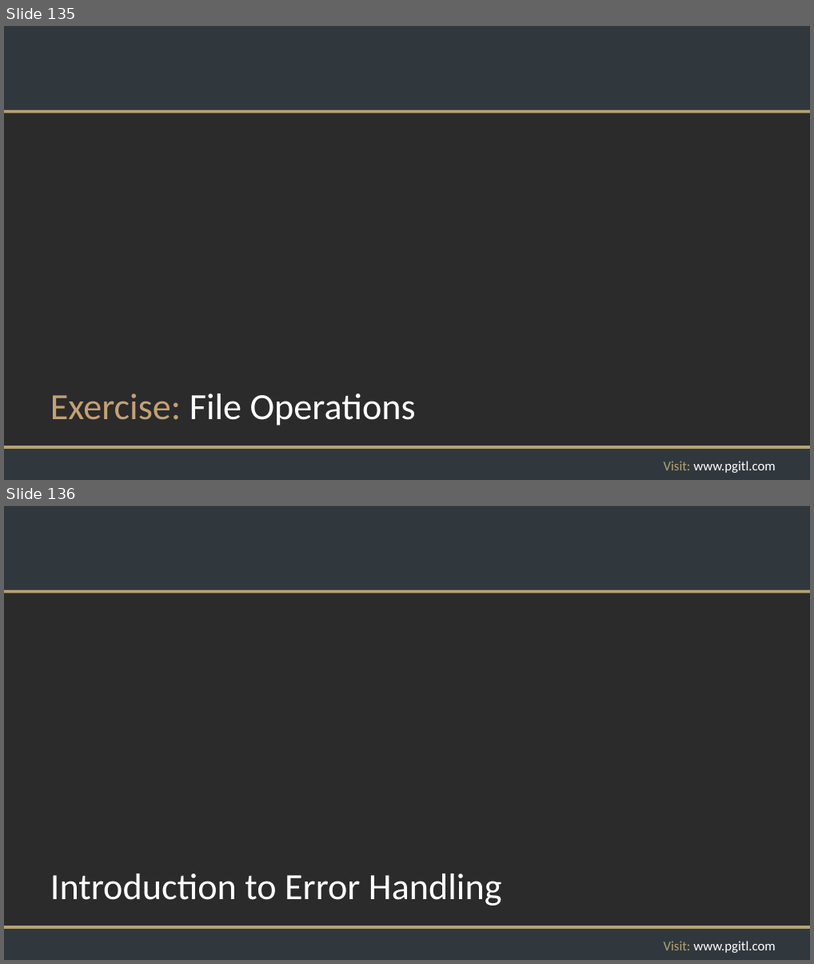
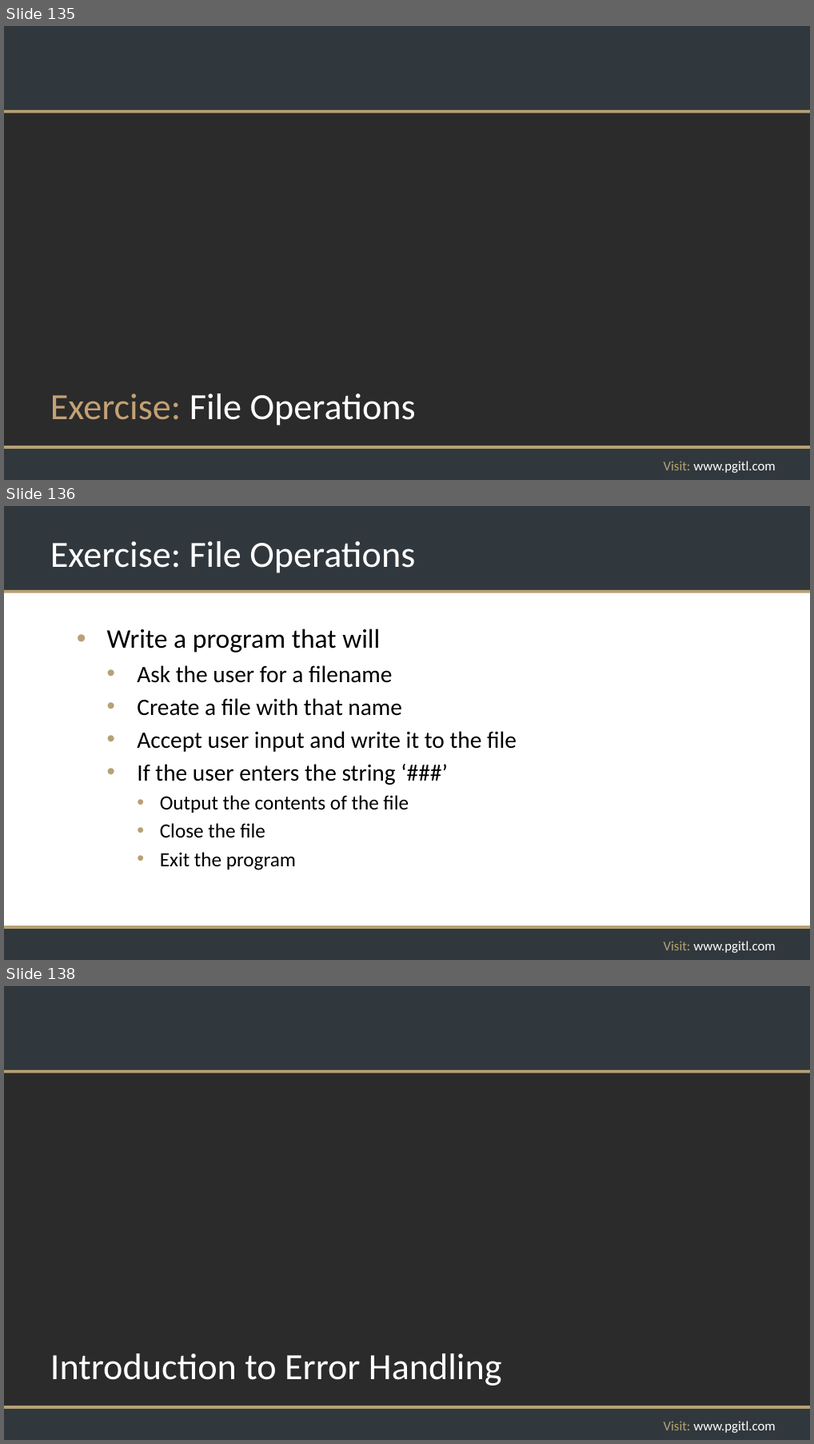
Before and after one commit to rikkouri/project-a, a slide deck: Programming Foundations.pptx. Shown one above the other, each under a label of ours: slides 135 and 136 before the commit, slides 135, 136 and 138 after it; the slides between them are not shown. The pictures are 814x964 and 814x1444 pixels, drawn with LibreOffice and Linux fonts; fonts in the diff are those of the drawing; background and template pictures are left out; a plain dark background stands for a picture behind light text. Boxes give left, top, right and bottom in pixels: in the first picture for what was removed or moved away, otherwise in the second. Text is boxed around its words. In the diff, an @@ line names an element or a change of style, - is before the commit and + after.

Commit message:
Files exercise and solution

```diff
--- a/Programming Foundations.pptx
+++ b/Programming Foundations.pptx
@@ slide 136 added at [4,506,810,960], background #FFFFFF; not listed: 5 template elements that a slide beside it also shows @@
@@ title added at [50,541,415,573], 44 pt, text #FFFFFF @@
+Exercise: File Operations
@@ text added at [107,628,517,870], 28 pt, text #000000 @@
+• Write a program that will
+  • Ask the user for a filename
+  • Create a file with that name
+  • Accept user input and write it to the file
+  • If the user enters the string ‘###’
+    • Output the contents of the file
+    • Close the file
+    • Exit the program
@@ what was slide 136 is now slide 138 @@
```
Also in this commit, not shown: 2 slides changed, 3 other slides added, 1 other file.
